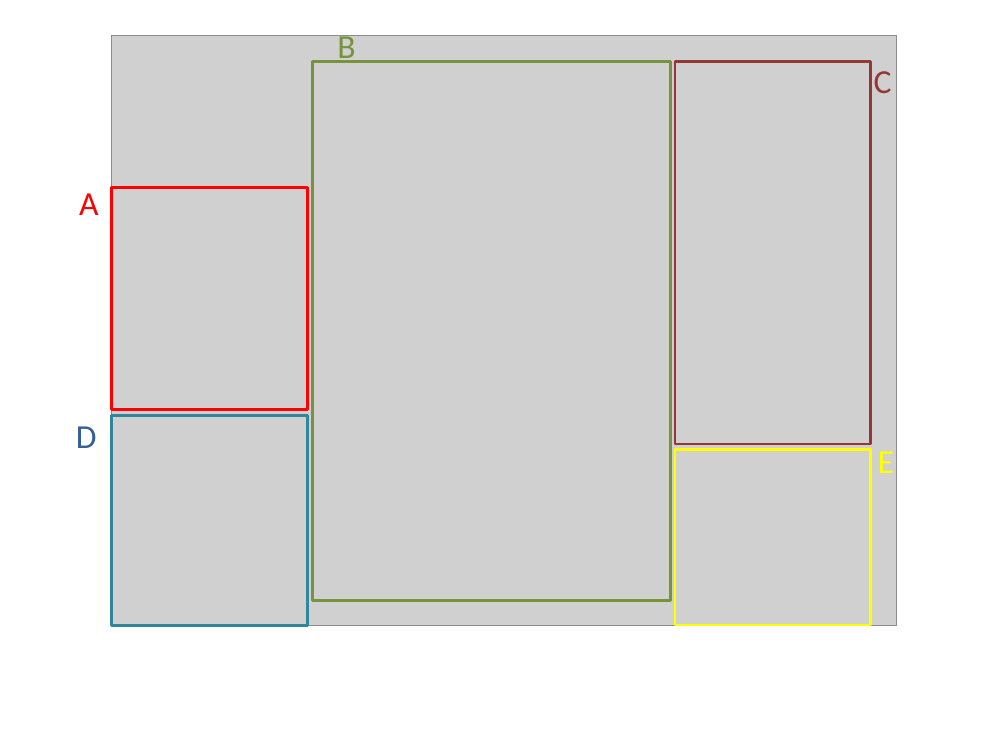
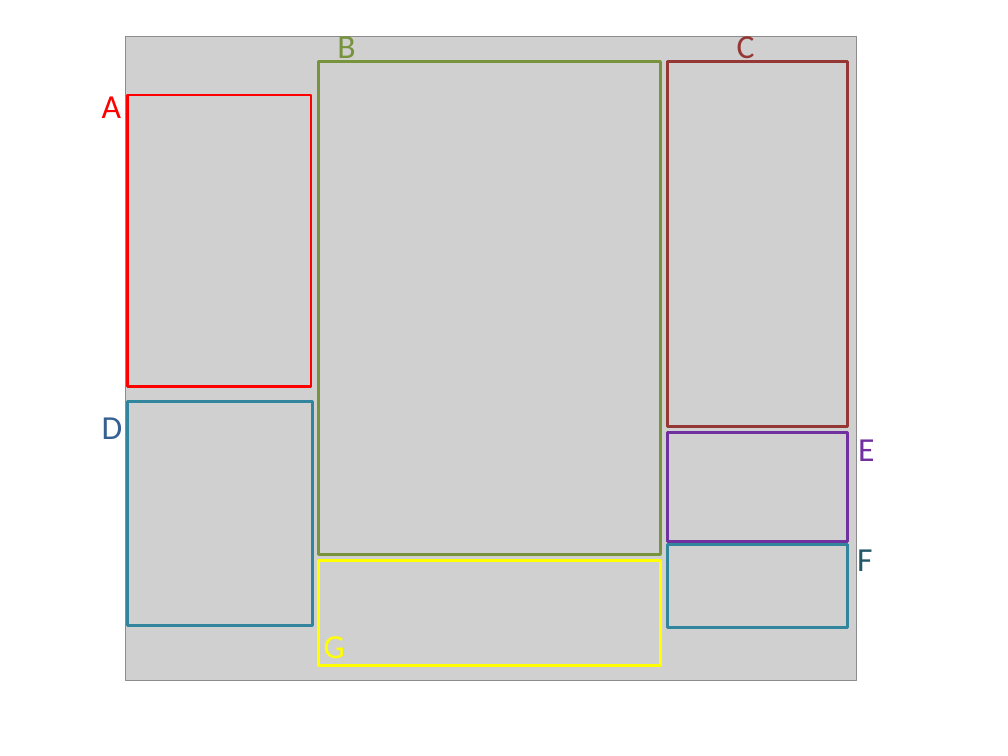
Before and after one commit to DePrettoM/EEGpal, a slide deck: slide 1 of Manuels/picture_EEGpal_manuals.pptx. Drawn at 1008x756 pixels with LibreOffice and Linux fonts; fonts in the diff are those of the drawing; grey boxes stand for pictures. Boxes give left, top, right and bottom in pixels: in the first picture for what was removed or moved away, otherwise in the second. Text is boxed around its words. In the diff, an @@ line names an element or a change of style, - is before the commit and + after.

```diff
--- a/Manuels/picture_EEGpal_manuals.pptx
+++ b/Manuels/picture_EEGpal_manuals.pptx
@@ text "C" rewrapped from <box>874,71,892,93</box> to <box>737,30,755,63</box> @@
@@ picture: place and size @@
-picture at <box>112,35,896,625</box>
+picture at <box>126,36,857,680</box>
@@ text "A": place and size @@
-text "A" at <box>79,193,98,215</box>
+text "A" at <box>102,96,121,118</box>
@@ rectangle: place and size @@
-rectangle at <box>312,61,670,601</box>
+rectangle at <box>319,61,661,554</box>
@@ rectangle: place and size @@
-rectangle at <box>675,61,871,445</box>
+rectangle at <box>667,61,847,426</box>
@@ rectangle: place and size @@
-rectangle at <box>112,187,307,409</box>
+rectangle at <box>128,95,311,386</box>
@@ text "D": place and size @@
-text "D" at <box>76,426,97,448</box>
+text "D" at <box>102,417,123,439</box>
@@ rectangle: place and size @@
-rectangle at <box>112,415,307,625</box>
+rectangle at <box>127,401,312,626</box>
@@ rectangle: place and size @@
-rectangle at <box>675,450,871,625</box>
+rectangle at <box>667,432,847,541</box>
@@ rectangle at <box>667,432,847,541</box>: outline #FFFF00 2 pt to #7030A0 2 pt @@
@@ text "E": place and size @@
-text "E" at <box>878,451,894,473</box>
+text "E" at <box>858,439,874,461</box>
@@ text "E" at <box>858,439,874,461</box>: text colour #FFFF00 to #7030A0 @@
@@ rectangle added at <box>319,560,661,665</box>, outline #FFFF00 2 pt @@
@@ rectangle added at <box>667,544,847,627</box>, outline #31859C 2 pt @@
@@ text added at <box>857,549,872,571</box>, 24 pt, text #215968 @@
+F
@@ text added at <box>324,636,345,667</box>, 24 pt, text #FFFF00 @@
+G
```
Also in this commit, not shown: 4 other slides changed, 1 slide added, 2 slides removed, 4 other files.
